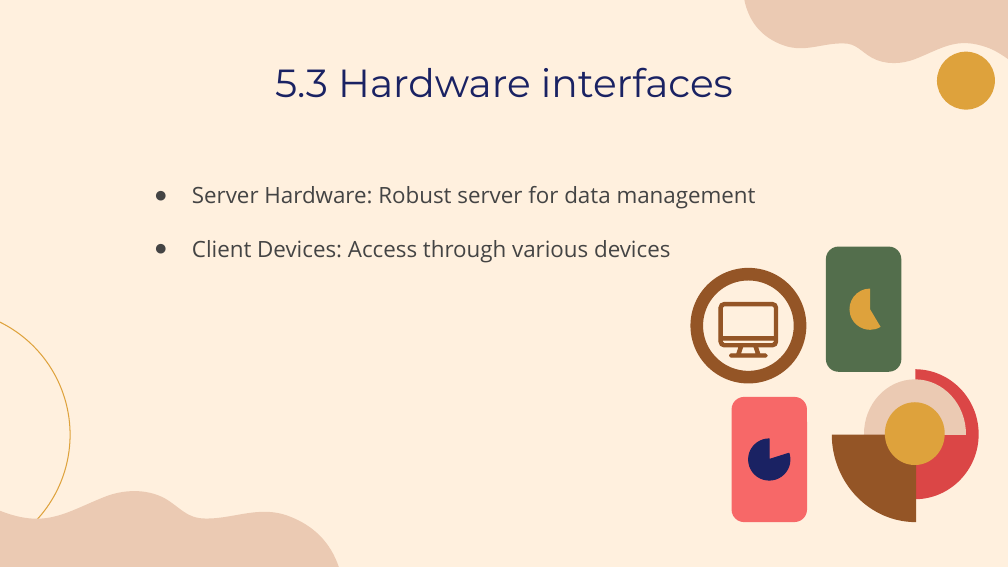
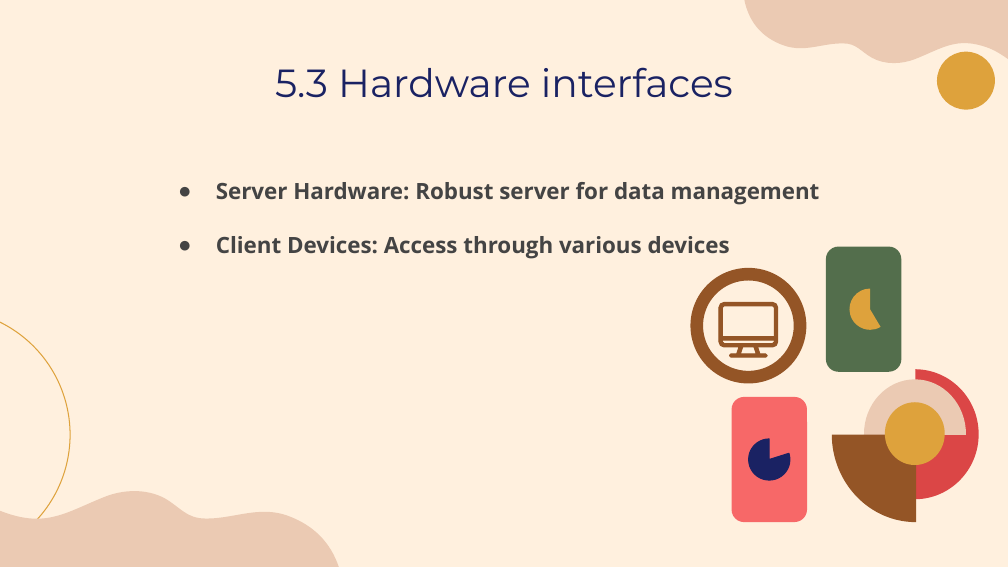
Before and after one commit to laibabintatahir/SRS-HMS, a slide deck: slide 30 of SRS_Presentation.pptx. Drawn at 1008x567 pixels with LibreOffice and Linux fonts; fonts in the diff are those of the drawing. Boxes give left, top, right and bottom in pixels: in the first picture for what was removed or moved away, otherwise in the second. Text is boxed around its words. In the diff, an @@ line names an element or a change of style, - is before the commit and + after.

```diff
--- a/SRS_Presentation.pptx
+++ b/SRS_Presentation.pptx
@@ text "Server Hardware: Robust server for ...": place and size @@
-text "Server Hardware: Robust server for ..." at (192,186,756,262)
+text "Server Hardware: Robust server for ..." at (216,182,820,259)
@@ text "Server Hardware: Robust server for ..." at (216,182,820,259): bold on @@
```
Also in this commit, not shown: 20 other slides changed.
